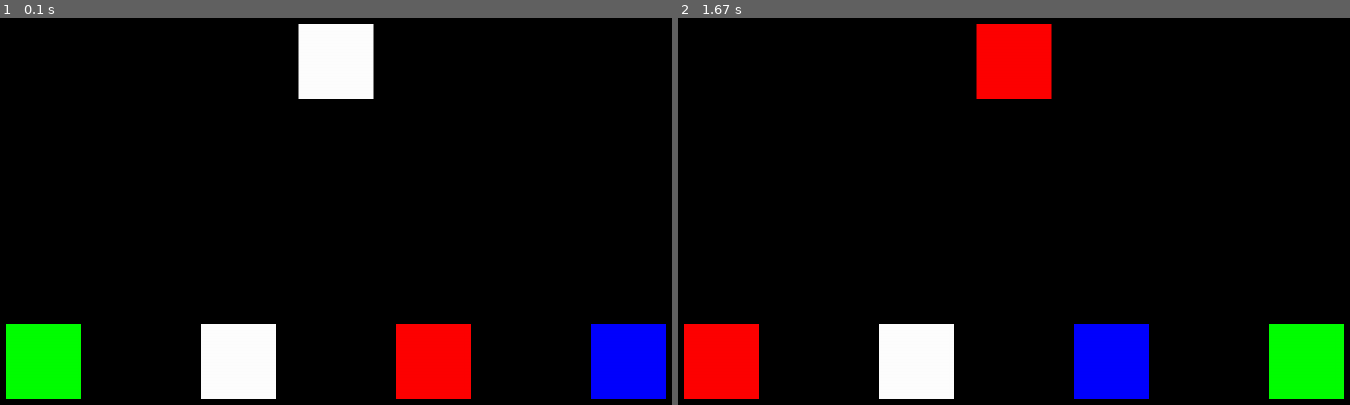
Above: before the commit, frames 1-2 (left to right).
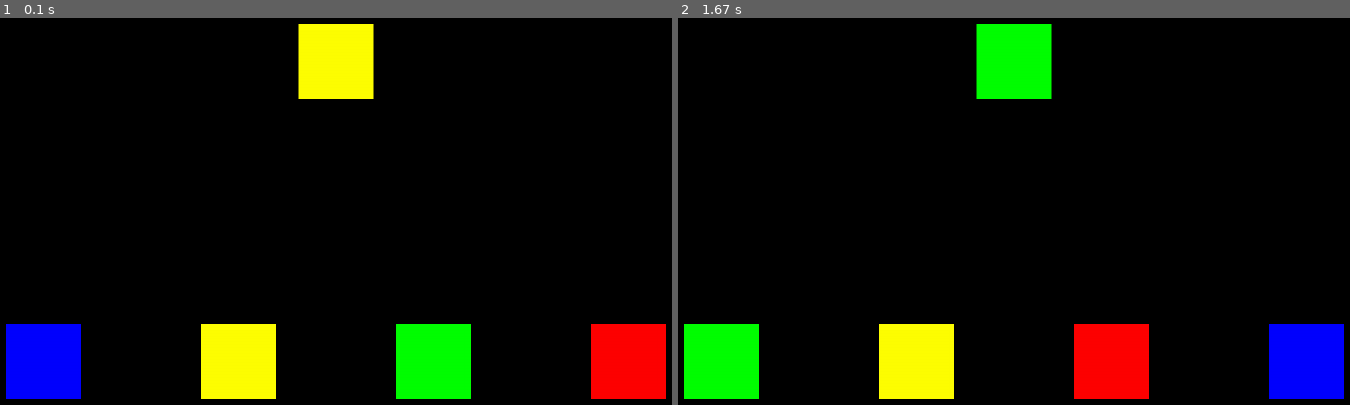
Above: after the commit, the same moments.

Repository: ihouwat/pygame-learning
Game: pygame game, started from 005_same_again/main.py
Same seed, same stepped clock (60 frames per second), same inputs: the game is played once before the commit and once after it.
Inputs (mouse positions are in pixels of both pictures, inside the frame that each line leads up to):
- Up to frame 1 (0.1 s): no input
- Up to frame 2 (1.67 s): click (913, 362) at 0.38 s

The runs differ from the first frame. In frame 1, 11% of the frame differs, in the area x 0-100%, y 1-99%; in frame 2, 11%.

Commit message:
refactoring our enums

Diff:
--- a/005_same_again/config/setup.py
+++ b/005_same_again/config/setup.py
@@ -59,16 +59,16 @@
   WHITE = 'White'
 
 colors = {
-  Color.BLUE: BLUE,
   Color.RED: RED,
   Color.GREEN: GREEN,
-  Color.WHITE: WHITE,
-  Color.YELLOW: YELLOW
+  Color.BLUE: BLUE,
+  Color.YELLOW: YELLOW,
+  Color.WHITE: WHITE
 }
 
 class ItemType(Enum):
-  FRUIT = 'fruit'
-  SHAPE = 'shape'
+  FRUIT = 'Fruit'
+  SHAPE = 'Shape'
 
 class GameItemConfig(NamedTuple):
   text_identifier: str
@@ -79,8 +79,8 @@
   type: ItemType
 
 class GameObjectType(Enum):
-  ITEM = 'items'
-  SHAPE = 'shapes'
+  ITEMS = 'Items'
+  SHAPES = 'Shapes'
 
 
 items_config: list[GameItemConfig] = [
@@ -127,6 +127,6 @@
 ]
 
 game_items: dict[GameObjectType, GameItemConfig] = {
-  GameObjectType.ITEM: items_config,
-  GameObjectType.SHAPE: shapes_config
+  GameObjectType.ITEMS: items_config,
+  GameObjectType.SHAPES: shapes_config
 }
--- a/005_same_again/main.py
+++ b/005_same_again/main.py
@@ -78,7 +78,7 @@
         items.append(list_of_items[item_index])
       else:
         continue
-    print(items)
+
     return items
 
   @staticmethod
@@ -187,7 +187,7 @@
 
   @property
   def puzzle_options(self) -> GameObjectType:
-    return Puzzle.items()[GameObjectType.ITEM]
+    return Puzzle.items()[GameObjectType.ITEMS]
 
 class GrayscaleItemPuzzle(Puzzle):
   """ Puzzle implementation for matching grayscale images."""
@@ -206,7 +206,7 @@
 
   @property
   def puzzle_options(self) -> GameObjectType:
-    return Puzzle.items()[GameObjectType.ITEM]
+    return Puzzle.items()[GameObjectType.ITEMS]
 
 class SpokenWordPuzzle(Puzzle):
   """ Puzzle implementation for matching spoken words."""
@@ -229,7 +229,7 @@
 
   @property
   def puzzle_options(self) -> GameObjectType:
-    return Puzzle.items()[GameObjectType.SHAPE]
+    return Puzzle.items()[GameObjectType.SHAPES]
 
 class SingleShapeManyColorsPuzzle(Puzzle):
   """ Puzzle implementation for matching shapes."""
@@ -249,7 +249,7 @@
   @property
   def puzzle_options(self) -> GameObjectType:
     random_shape = random.choice(list(Shape))
-    return [x for x in Puzzle.items()[GameObjectType.SHAPE] if x.text_identifier == random_shape.value]
+    return [x for x in Puzzle.items()[GameObjectType.SHAPES] if x.text_identifier == random_shape.value]
 
 class SingleColorManyShapes(Puzzle):
   """ Puzzle implementation for matching shapes."""
@@ -269,7 +269,7 @@
   @property
   def puzzle_options(self) -> GameObjectType:
     color = random.choice(list(Color))
-    return  [x for x in Puzzle.items()[GameObjectType.SHAPE] if x.color == color.value]
+    return  [x for x in Puzzle.items()[GameObjectType.SHAPES] if x.color == color.value]
 
 class SingleItemTypePuzzle(Puzzle):
   """ Puzzle implementation for matching a single type of item."""
@@ -289,7 +289,7 @@
   @property
   def puzzle_options(self) -> GameObjectType:
     type = random.choice([type for type in list(ItemType) if type != ItemType.SHAPE])
-    return  [x for x in Puzzle.items()[GameObjectType.ITEM] if x.type == type]
+    return  [x for x in Puzzle.items()[GameObjectType.ITEMS] if x.type == type]
 
 @dataclass (kw_only=True)
 class Level:
